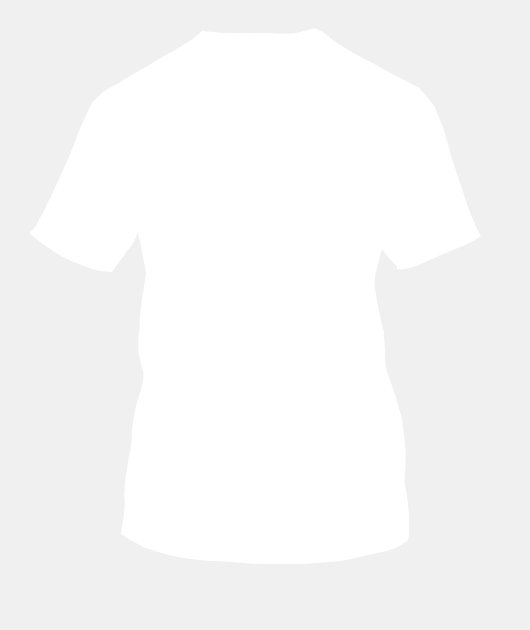
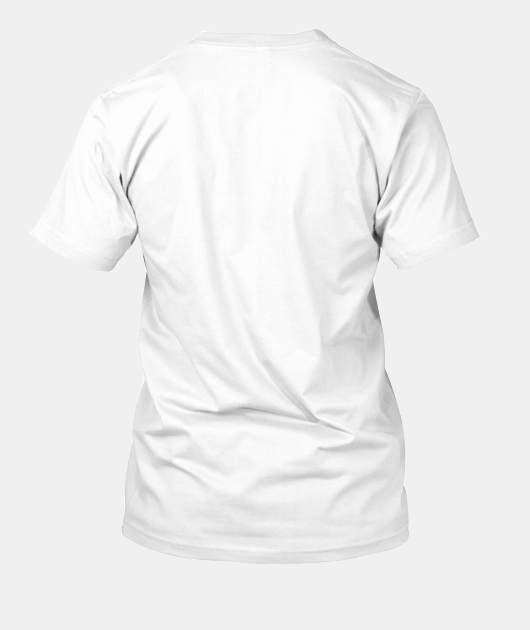
Layer changes from the first (530, 630) image to the second:
showed "图层 0" over [31, 28, 480, 564]
